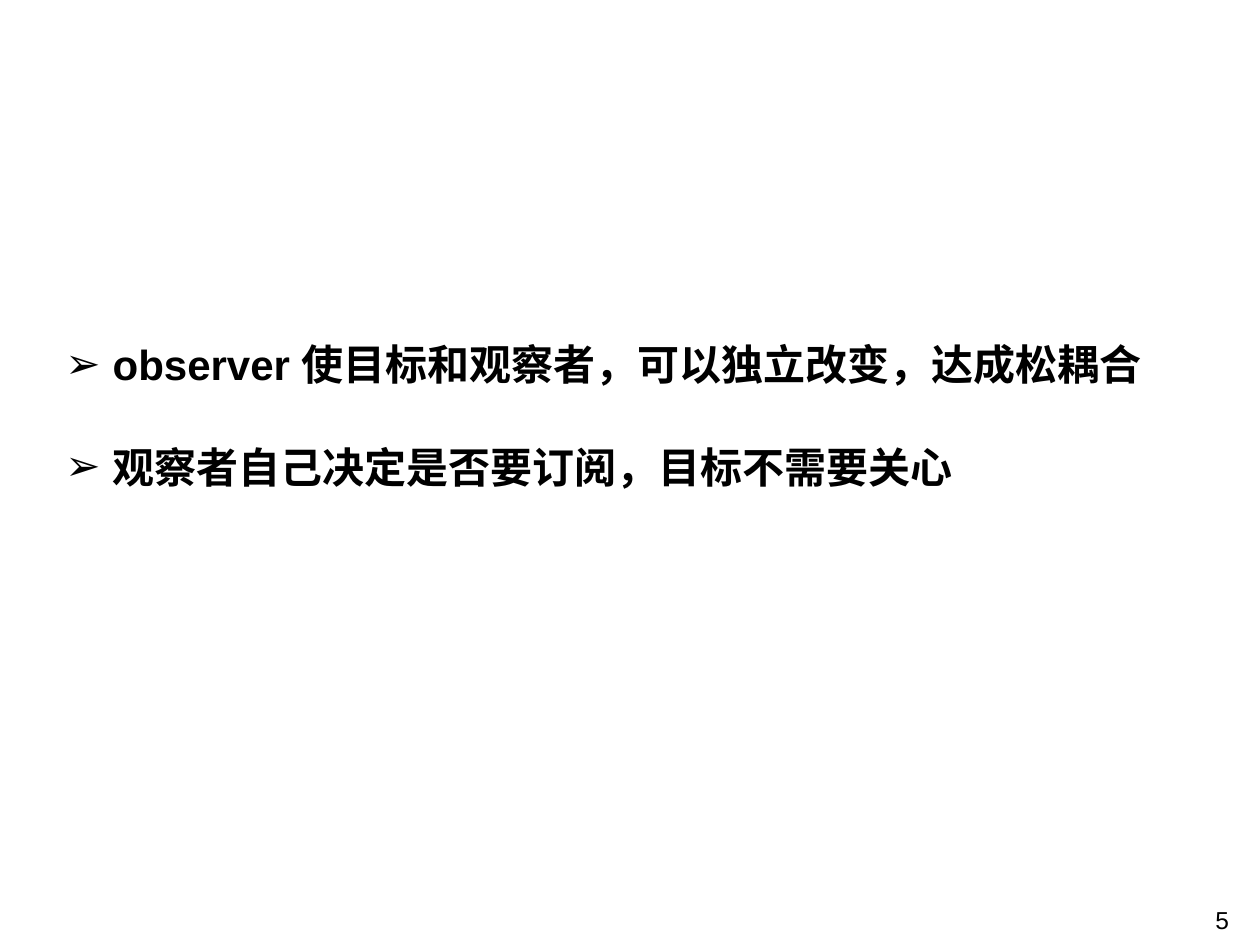
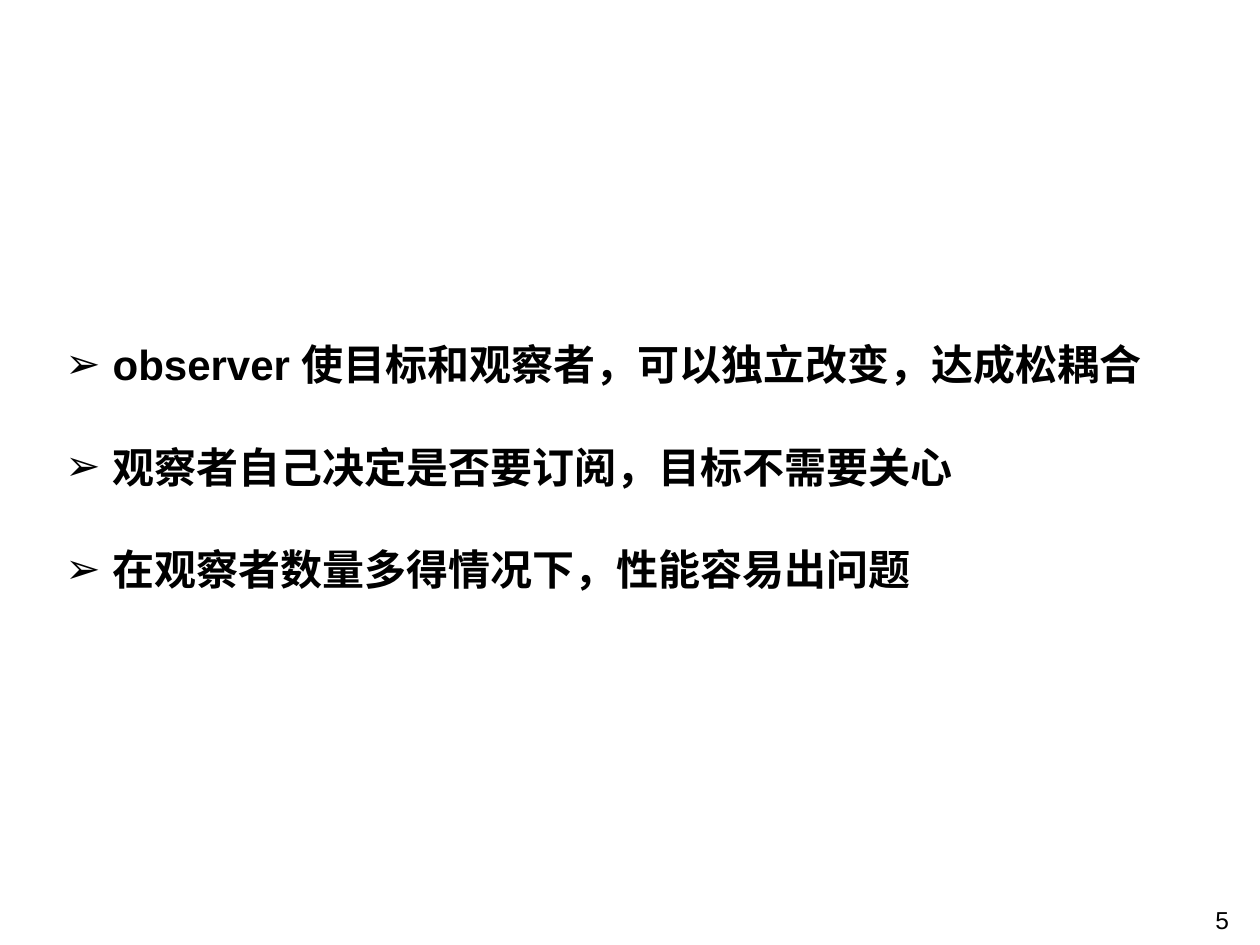
Before and after one commit to huigefly/Python, a slide deck: slide 5 of design/observer/-郑伏辉-observer.pptx. Drawn at 1260x945 pixels with LibreOffice and Linux fonts; fonts in the diff are those of the drawing; background and template pictures are left out. Boxes give left, top, right and bottom in pixels: in the first picture for what was removed or moved away, otherwise in the second. Text is boxed around its words. In the diff, an @@ line names an element or a change of style, - is before the commit and + after.

```diff
--- a/design/observer/-郑伏辉-observer.pptx
+++ b/design/observer/-郑伏辉-observer.pptx
@@ text at [113,549,911,591]: paragraph added @@
+➢ 在观察者数量多得情况下，性能容易出问题
```
Also in this commit, not shown: 3 other files.
